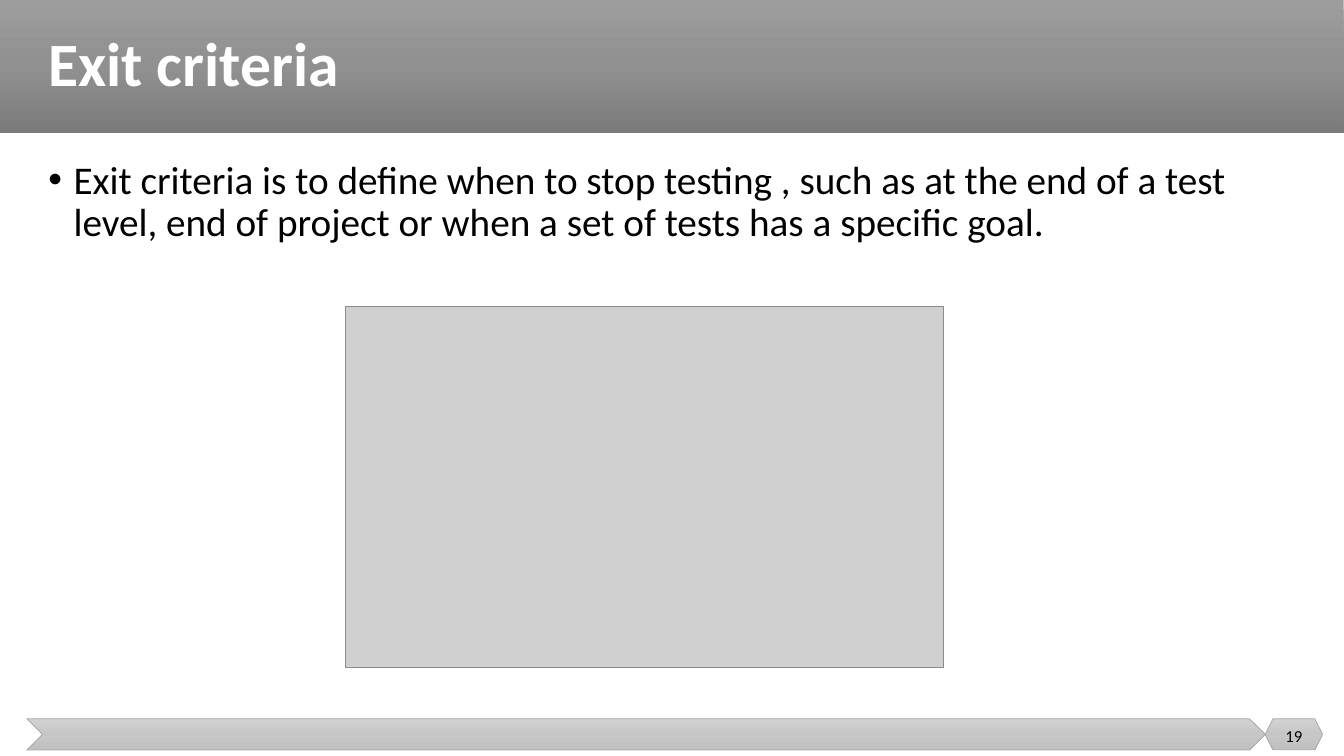
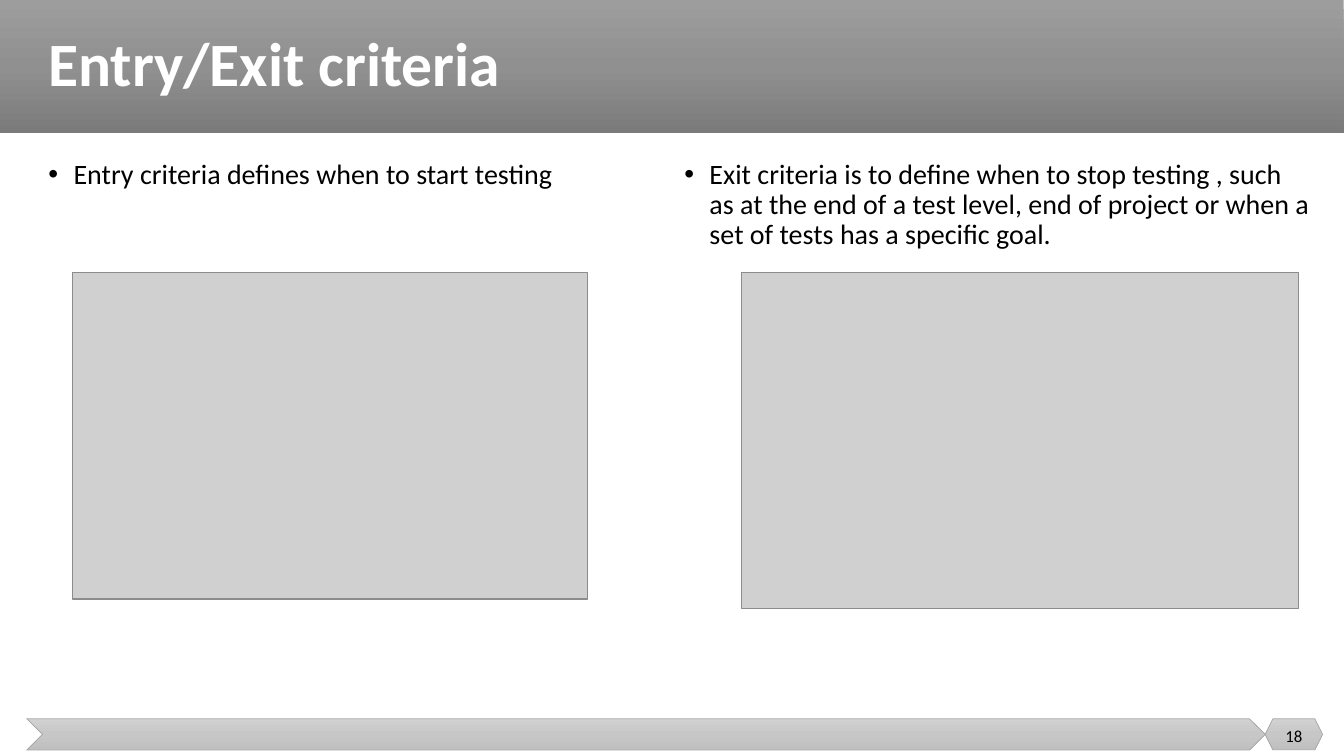
Before and after one commit to malenezi/malenezi, a slide deck: slide 18 of SE401/Lectures/5-Test Management/Test Management.pptx (slide 19 before the commit). Drawn at 1344x756 pixels with LibreOffice and Linux fonts; fonts in the diff are those of the drawing; grey boxes stand for pictures. Boxes give left, top, right and bottom in pixels: in the first picture for what was removed or moved away, otherwise in the second. Text is boxed around its words. In the diff, an @@ line names an element or a change of style, - is before the commit and + after.

```diff
--- a/SE401/Lectures/5-Test Management/Test Management.pptx
+++ b/SE401/Lectures/5-Test Management/Test Management.pptx
@@ title at [48,43,500,96]: text changed @@
-Exit criteria
+Entry/Exit criteria
@@ text added at [74,164,552,189], 20 pt, text #000000 @@
+• Entry criteria defines when to start testing
@@ text "Exit criteria is to define ...": place and size @@
-text "Exit criteria is to define ..." at [74,166,1225,243]
+text "Exit criteria is to define ..." at [709,164,1308,249]
@@ text "Exit criteria is to define ..." at [709,164,1308,249]: size 28 to 20 pt @@
@@ picture added at [73,272,587,599] @@
@@ picture: place and size @@
-picture at [346,307,944,667]
+picture at [742,272,1300,608]
@@ page number at [1285,730,1302,742]: text changed @@
-19
+18
```
Also in this commit, not shown: 20 other slides changed, 2 slides removed, 2 other files.
